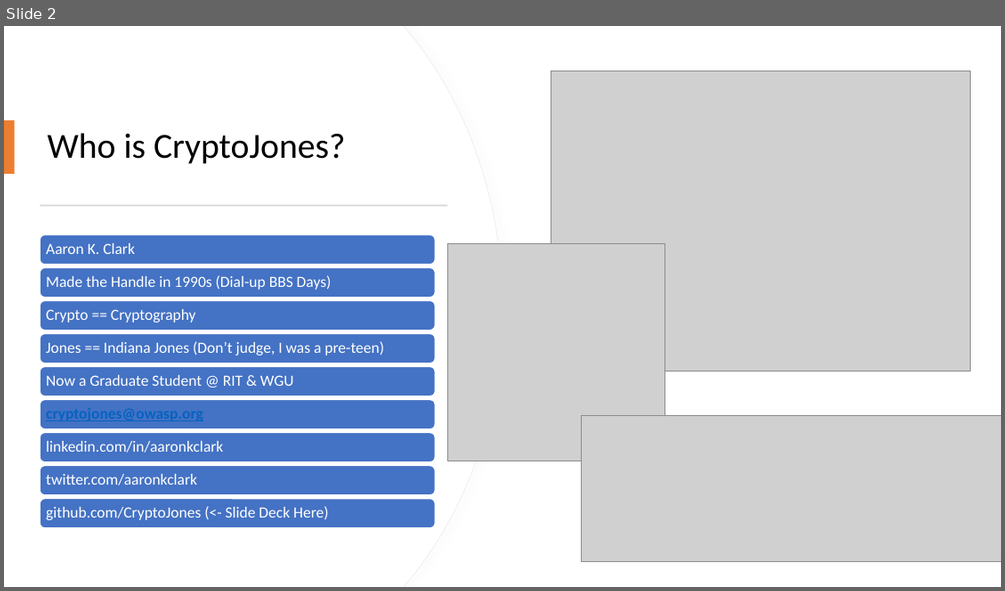
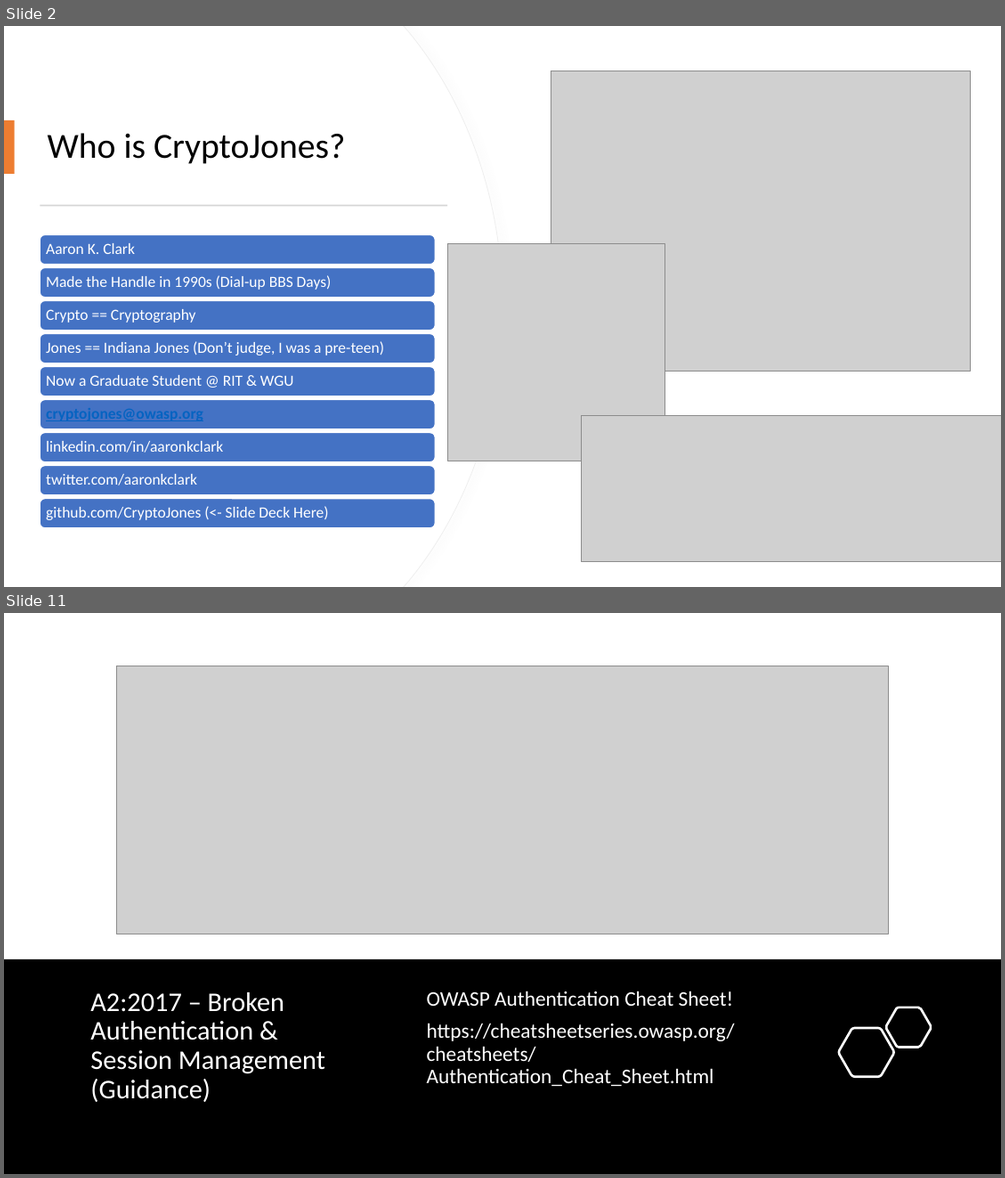
Before and after one commit to CryptoJones/OWASP-OMAHA-QTR2-MTG, a slide deck: slidedeck.pptx. Shown one above the other, each under a label of ours: slide 2 before the commit, slides 2 and 11 after it; the slides between them are not shown. The pictures are 1005x591 and 1005x1178 pixels, drawn with LibreOffice and Linux fonts; fonts in the diff are those of the drawing; grey boxes stand for pictures. Boxes give left, top, right and bottom in pixels: in the first picture for what was removed or moved away, otherwise in the second. Text is boxed around its words. In the diff, an @@ line names an element or a change of style, - is before the commit and + after.

```diff
--- a/slidedeck.pptx
+++ b/slidedeck.pptx
@@ slide 11 added at <box>4,613,1001,1174</box>, background #FFFFFF @@
@@ picture added at <box>116,666,888,933</box> @@
@@ rectangle added at <box>4,959,1001,1174</box>, fill #000000 @@
@@ title added at <box>90,992,325,1102</box>, 26 pt, text #FFFFFF @@
+A2:2017 – Broken Authentication &
+Session Management (Guidance)
@@ text added at <box>427,990,735,1086</box>, 20 pt, text #FFFFFF @@
+OWASP Authentication Cheat Sheet!
+https://cheatsheetseries.owasp.org/cheatsheets/Authentication_Cheat_Sheet.html
@@ freeform shape added at <box>886,1007,931,1046</box>, outline #FFFFFF 2.25 pt @@
@@ freeform shape added at <box>839,1028,894,1077</box>, outline #FFFFFF 2.25 pt @@
```
Also in this commit, not shown: 4 slides changed, 32 other slides added, 28 slides removed, 1 other file.
